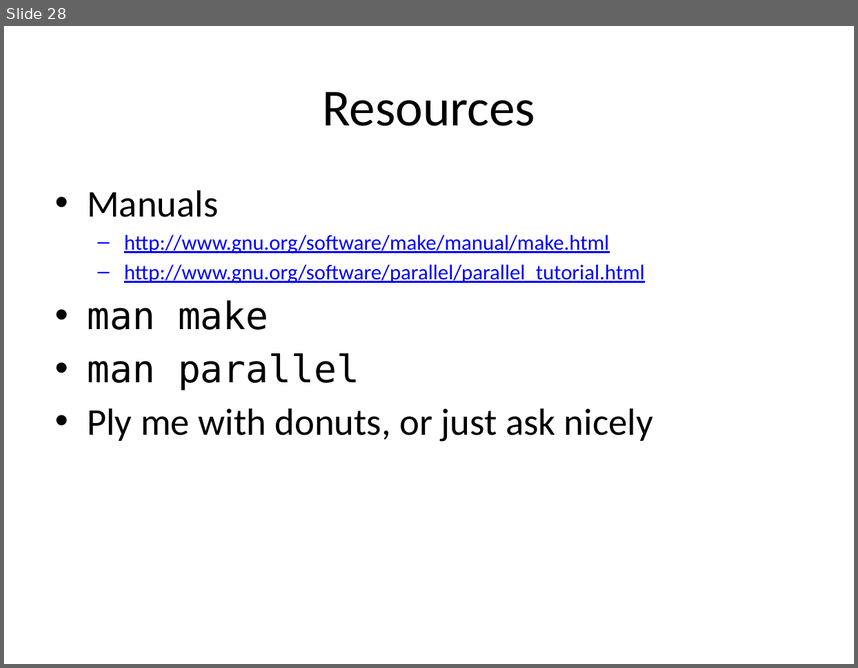
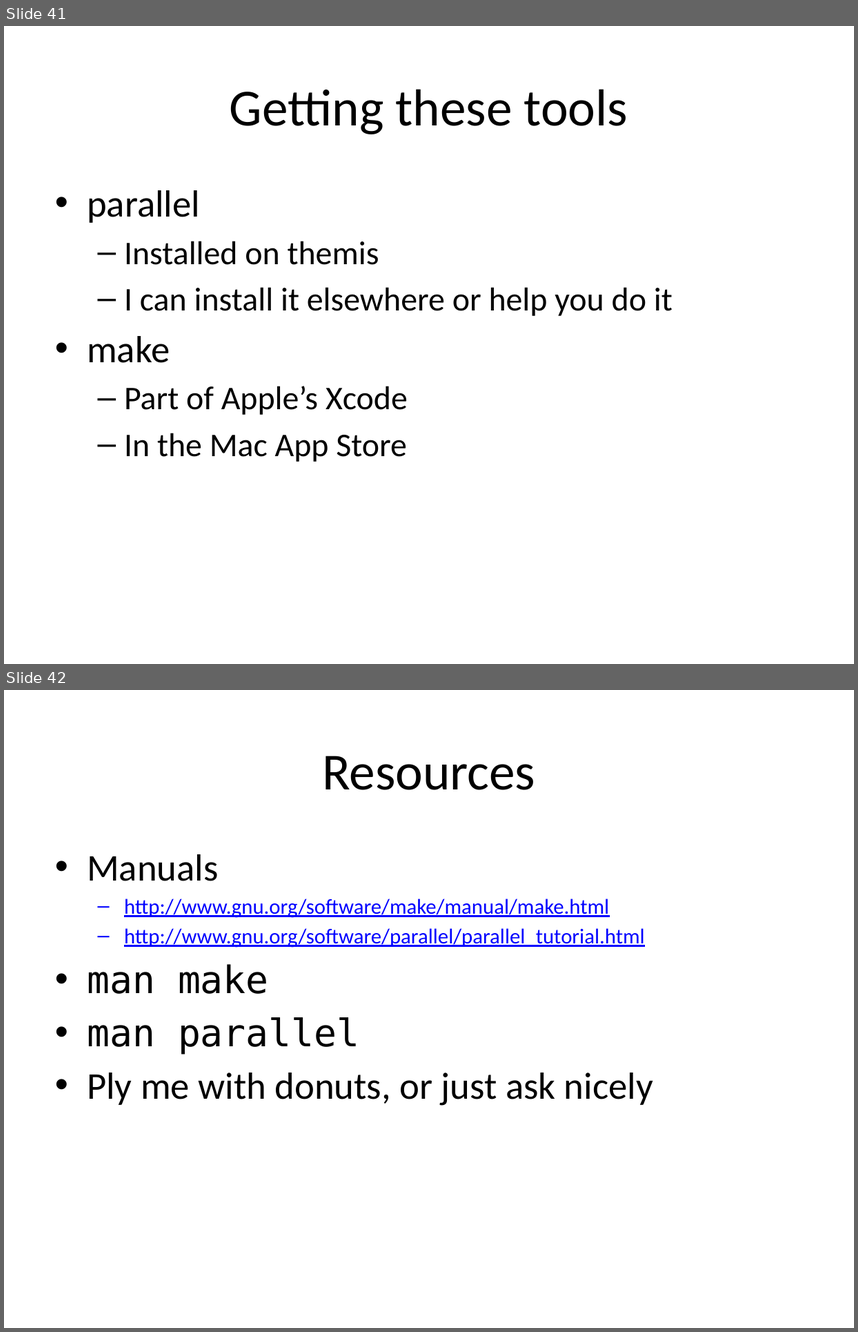
Before and after one commit to tsibley/Workflows-and-Parallel-Processing, a slide deck: CBG-2014-05-06.pptx. Shown one above the other, each under a label of ours: slide 28 before the commit, slides 41 and 42 after it. The pictures are 858x668 and 858x1332 pixels, drawn with LibreOffice and Linux fonts; fonts in the diff are those of the drawing. Boxes give left, top, right and bottom in pixels: in the first picture for what was removed or moved away, otherwise in the second. Text is boxed around its words. In the diff, an @@ line names an element or a change of style, - is before the commit and + after.

```diff
--- a/CBG-2014-05-06.pptx
+++ b/CBG-2014-05-06.pptx
@@ slide 41 added at (4, 26, 854, 664), background #FFFFFF @@
@@ title added at (230, 89, 628, 134), 44 pt, text #000000 @@
+Getting these tools
@@ text added at (87, 190, 673, 461), 28 pt, text #000000 @@
+• parallel
+  – Installed on themis
+  – I can install it elsewhere or help you do it
+• make
+  – Part of Apple’s Xcode
+  – In the Mac App Store
@@ what was slide 28 is now slide 42 @@
```
Also in this commit, not shown: 3 slides changed, 14 other slides added, 1 slide removed.
